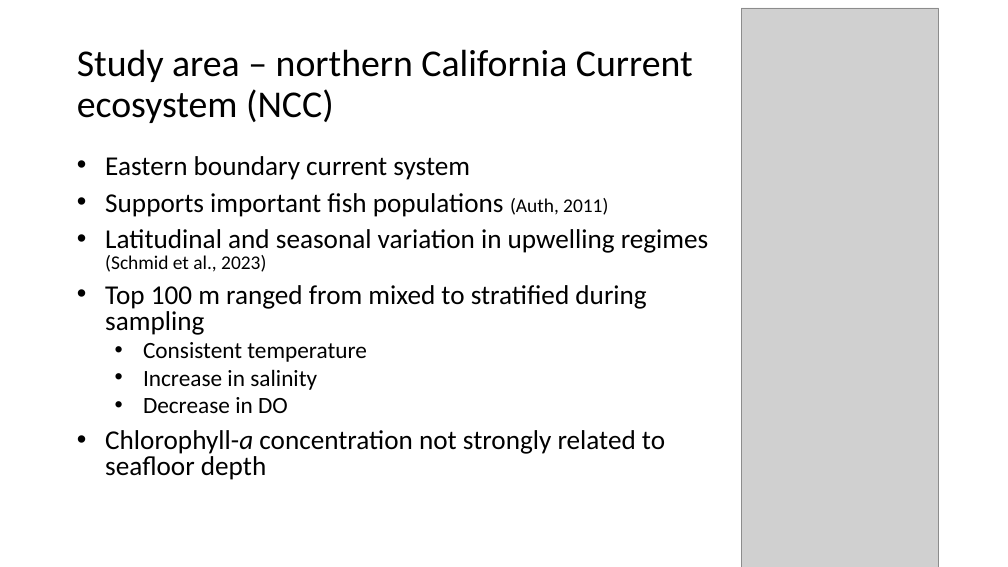
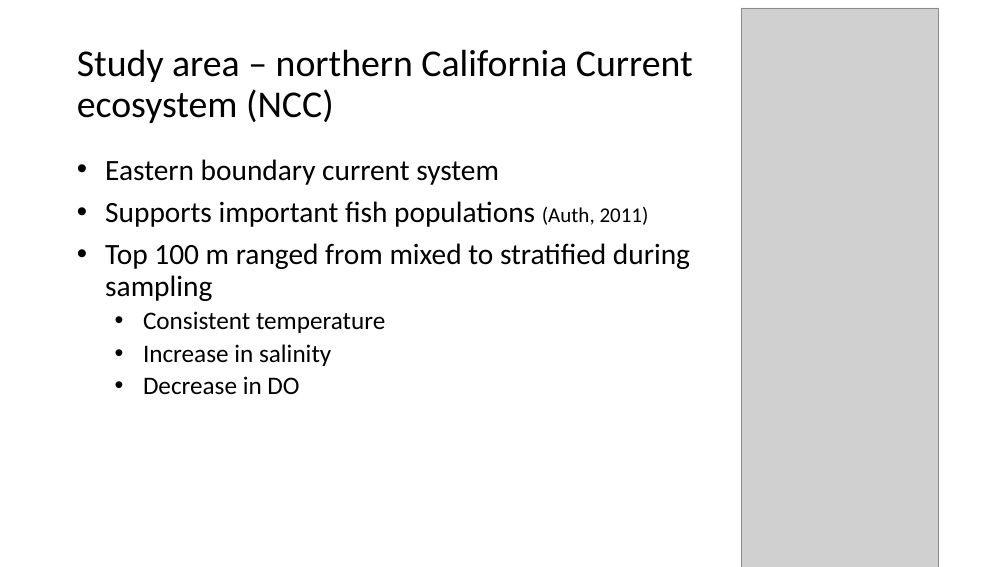
Before and after one commit to LukeABobay/larval-fish-community-analysis, a slide deck: slide 4 of PICES 2026 Presentation.pptx. Drawn at 1008x567 pixels with LibreOffice and Linux fonts; fonts in the diff are those of the drawing; grey boxes stand for pictures. Boxes give left, top, right and bottom in pixels: in the first picture for what was removed or moved away, otherwise in the second. Text is boxed around its words. In the diff, an @@ line names an element or a change of style, - is before the commit and + after.

```diff
--- a/PICES 2026 Presentation.pptx
+++ b/PICES 2026 Presentation.pptx
@@ text "Eastern boundary current system" at (105,159,690,395): size 25.9 to 28 pt in "Eastern boundary current system", "Supports important fish populations", "Top 100 m ranged from mixed to ..."; size 18.5 to 20 pt in "(Auth, 2011)"; size 22.2 to 24 pt in "Consistent temperature", "Increase in salinity", "Decrease in DO"; line spacing 0.8 to 0.9 @@
@@ text at (105,229,709,272): paragraph removed @@
-• Latitudinal and seasonal variation in upwelling regimes (Schmid et al., 2023)
@@ text at (105,430,665,480): paragraph removed @@
-• Chlorophyll-a concentration not strongly related to seafloor depth
```
Also in this commit, not shown: 2 other slides changed, 2 slides added.
